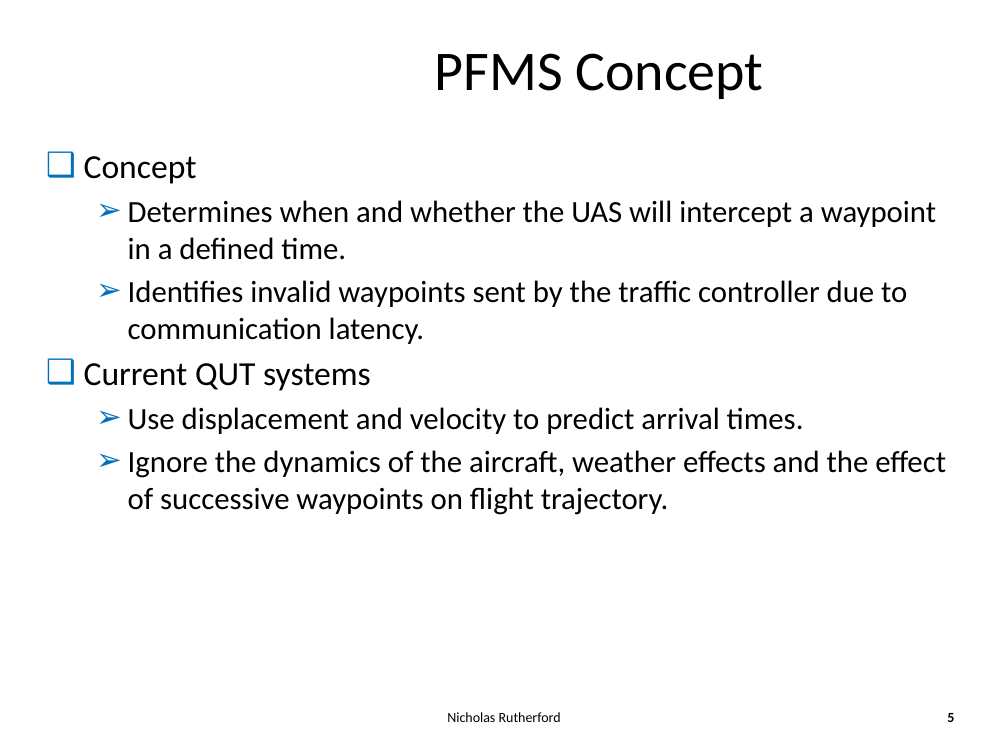
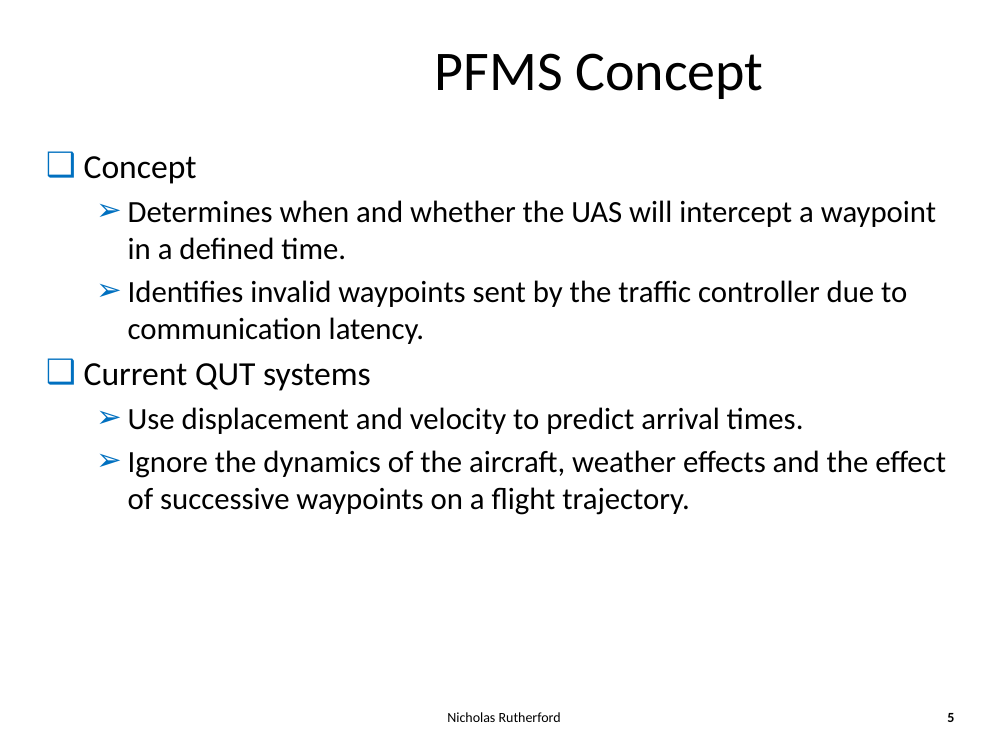
Before and after one commit to ArnCarveris/qut-pfms, a slide deck: slide 5 of docproject/PFMS Smartskies Presentation Semester 1.pptx. Drawn at 1008x756 pixels with LibreOffice and Linux fonts; fonts in the diff are those of the drawing; background and template pictures are left out. Boxes give left, top, right and bottom in pixels: in the first picture for what was removed or moved away, otherwise in the second. Text is boxed around its words. In the diff, an @@ line names an element or a change of style, - is before the commit and + after.

```diff
--- a/docproject/PFMS Smartskies Presentation Semester 1.pptx
+++ b/docproject/PFMS Smartskies Presentation Semester 1.pptx
@@ text at <box>128,450,946,515</box>: text changed @@
-  ➢ Ignore the dynamics of the aircraft, weather effects and the effect of successive waypoints on flight trajectory.
+  ➢ Ignore the dynamics of the aircraft, weather effects and the effect of successive waypoints on a flight trajectory.
```
Also in this commit, not shown: 12 other slides changed, 1 slide removed.
